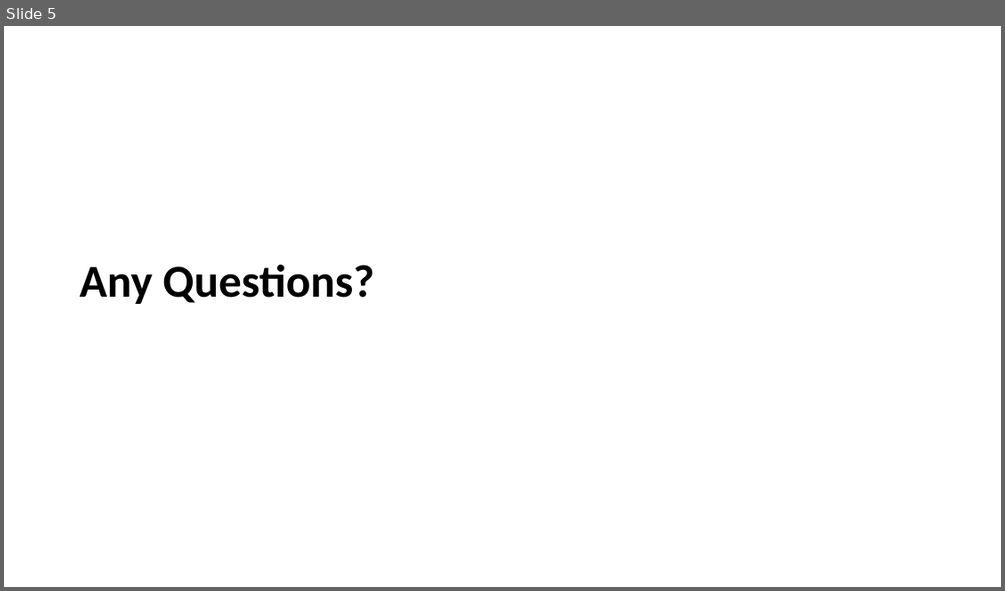
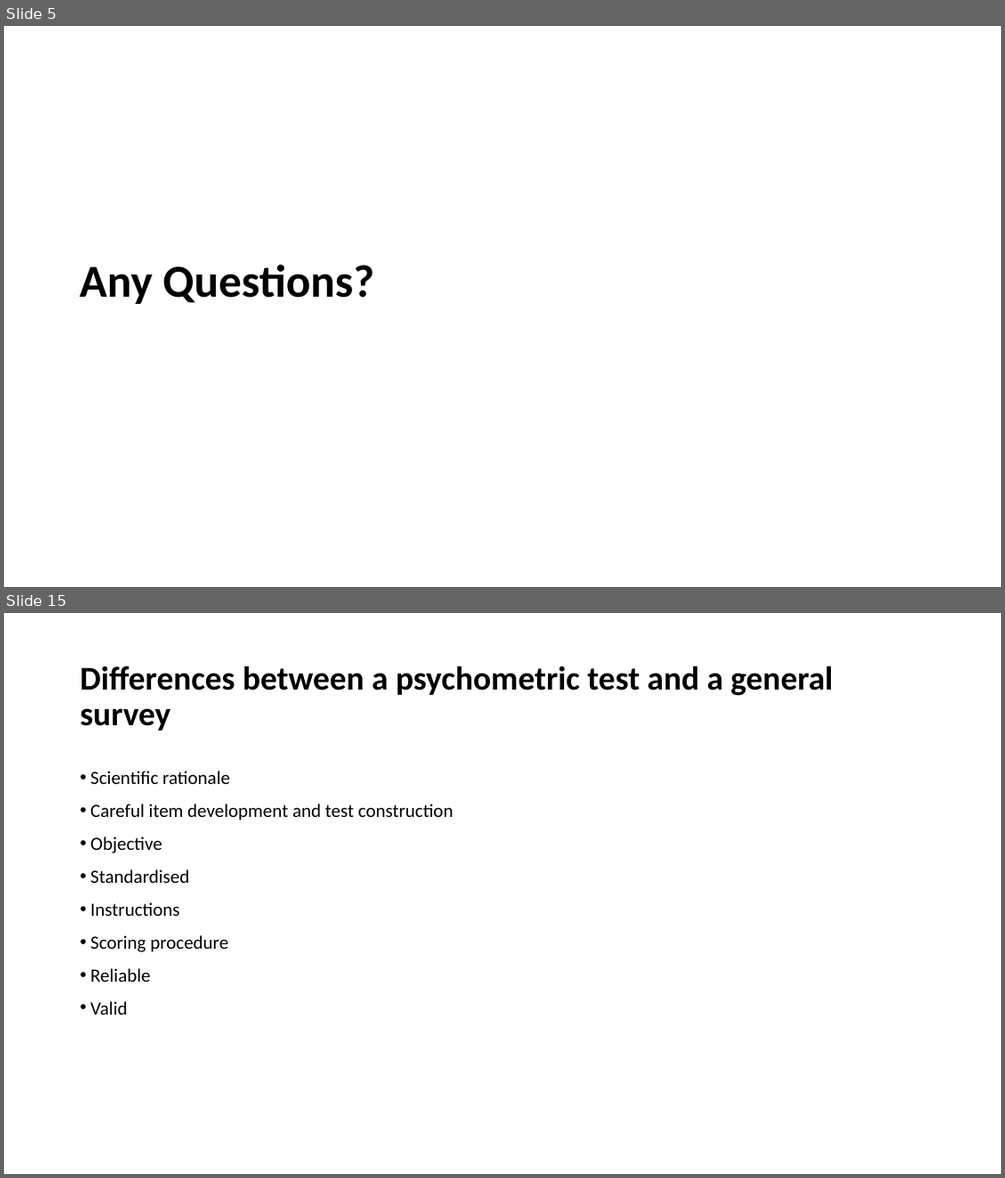
Before and after one commit to LittleMonkeyLab/PS52007Dslides, a slide deck: _site/lectures/Lecture07/Lecture07.pptx. Shown one above the other, each under a label of ours: slide 5 before the commit, slides 5 and 15 after it; the slides between them are not shown. The pictures are 1005x591 and 1005x1178 pixels, drawn with LibreOffice and Linux fonts; fonts in the diff are those of the drawing; background and template pictures are left out. Boxes give left, top, right and bottom in pixels: in the first picture for what was removed or moved away, otherwise in the second. Text is boxed around its words. In the diff, an @@ line names an element or a change of style, - is before the commit and + after.

```diff
--- a/_site/lectures/Lecture07/Lecture07.pptx
+++ b/_site/lectures/Lecture07/Lecture07.pptx
@@ slide 15 added at <box>4,613,1001,1174</box>, background #FFFFFF @@
@@ title added at <box>80,666,833,730</box>, 32 pt, text #000000, bold @@
+Differences between a psychometric test and a general survey
@@ text added at <box>90,771,453,1014</box>, 18 pt, text #000000 @@
+• Scientific rationale
+• Careful item development and test construction
+• Objective
+• Standardised
+• Instructions
+• Scoring procedure
+• Reliable
+• Valid
```
Also in this commit, not shown: 3 slides changed, 25 other slides added, 2 slides removed, 34 other files.
